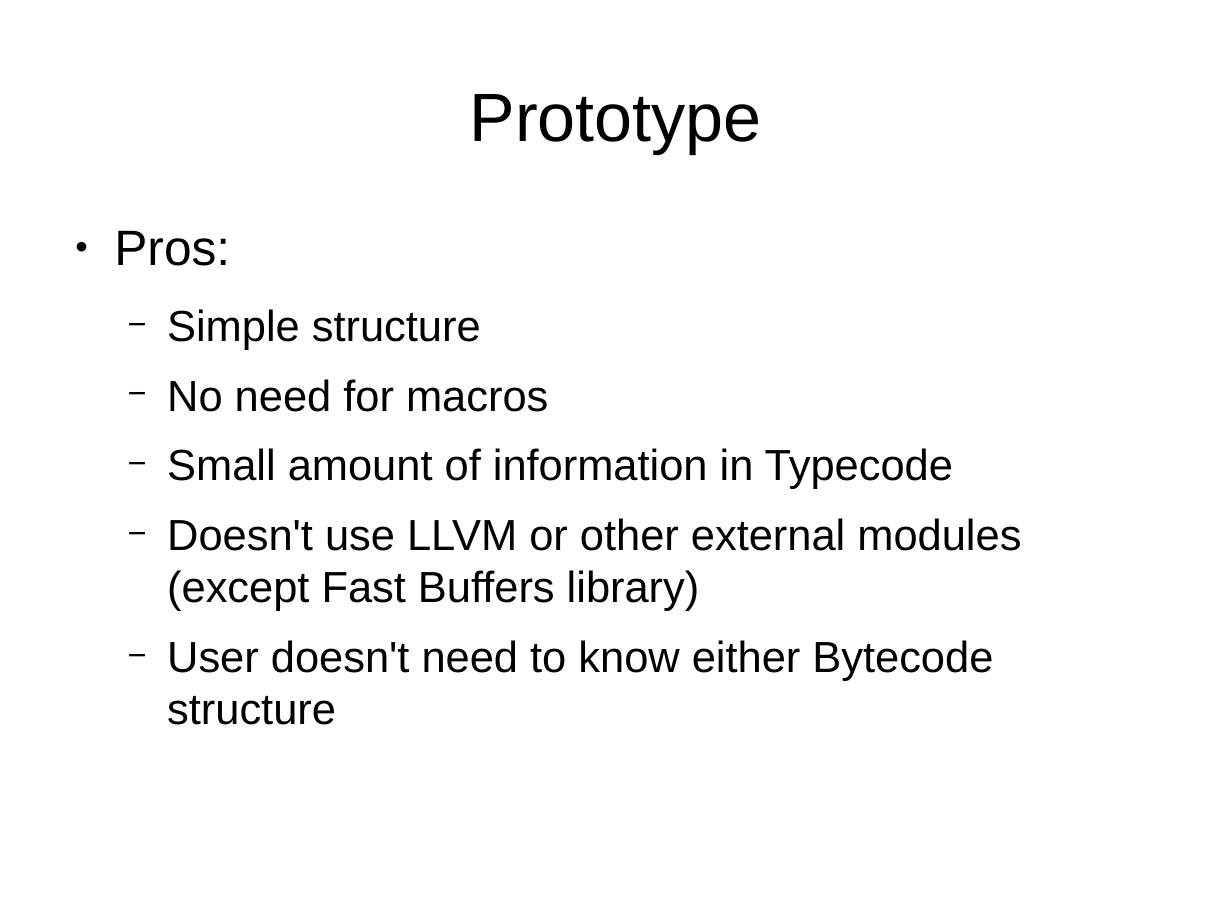
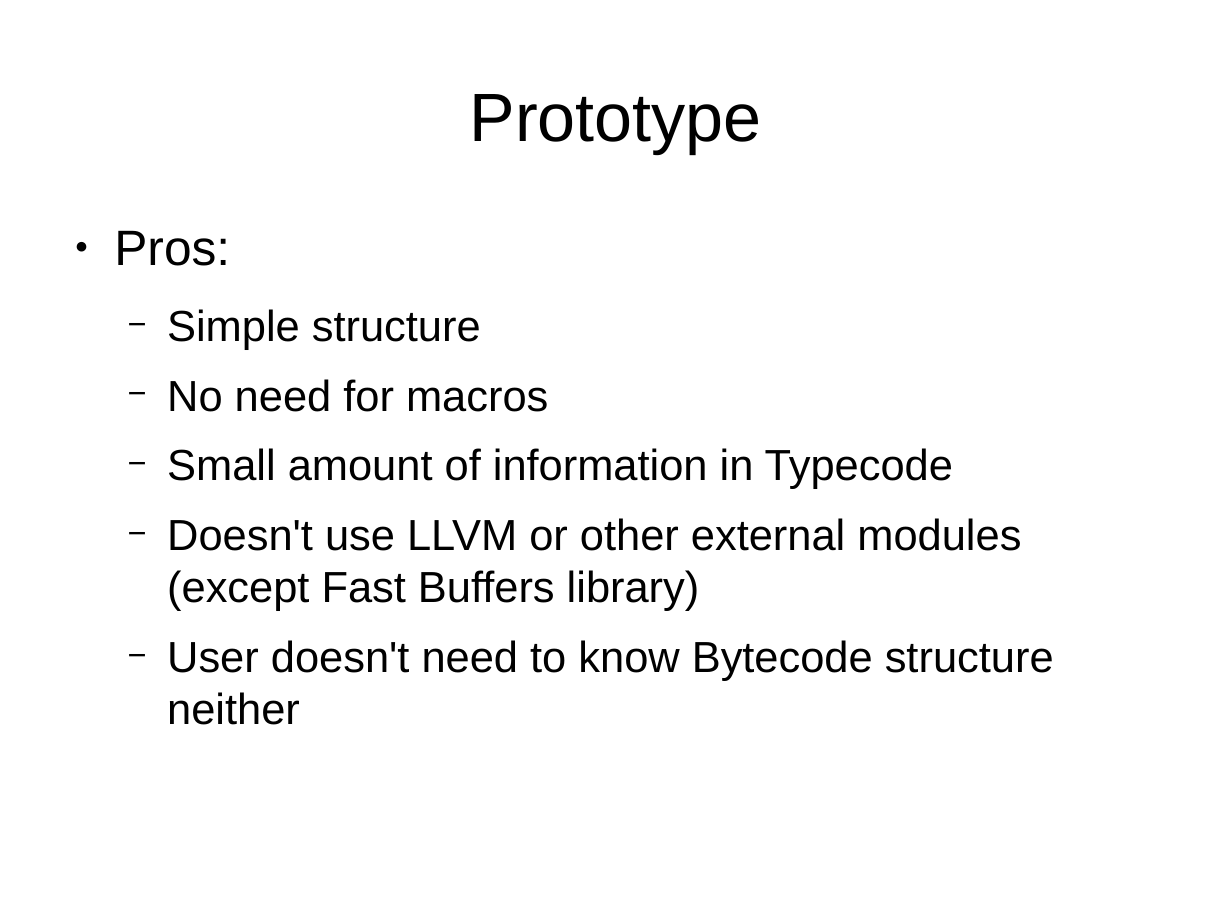
Before and after one commit to eProsima/Dynamic-Fast-Buffers, a slide deck: slide 13 of doc/DynamicFastBuffers.odp (slide 14 before the commit). Drawn at 1232x924 pixels with LibreOffice and Linux fonts; fonts in the diff are those of the drawing. Boxes give left, top, right and bottom in pixels: in the first picture for what was removed or moved away, otherwise in the second. Text is boxed around its words. In the diff, an @@ line names an element or a change of style, - is before the commit and + after.

```diff
--- a/doc/DynamicFastBuffers.odp
+++ b/doc/DynamicFastBuffers.odp
@@ text at <box>167,640,1054,725</box>: text changed @@
-  − User doesn't need to know either Bytecode structure
+  − User doesn't need to know Bytecode structure neither
```
Also in this commit, not shown: 3 other slides changed, 1 slide removed.
